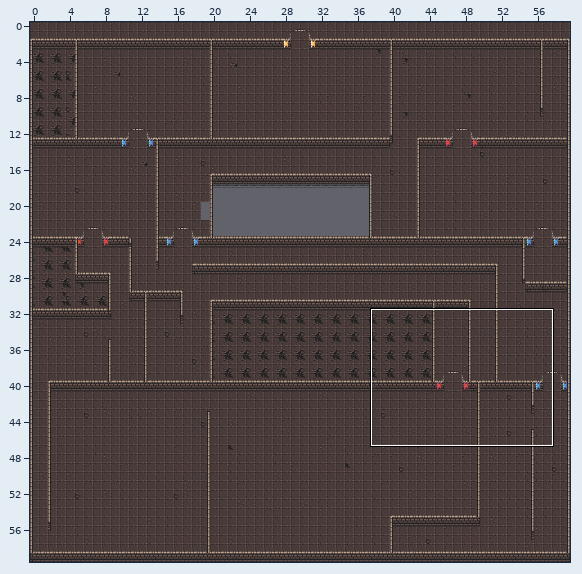
Two states of a Tiled map, src/main/resources/assets/levels/tmx/level3.tmx. The first picture is a wide view before the edit; the outline marks the close-up.
Close-up. As it was:
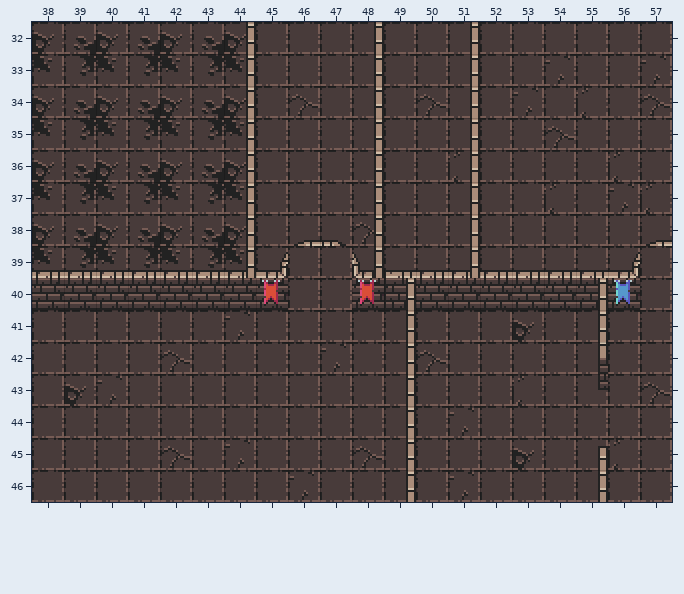
Cells are 16x16 px. Shown: x 38..57, y 32..46. The commit also changed other parts of the map, which this record leaves out.
And afterwards:
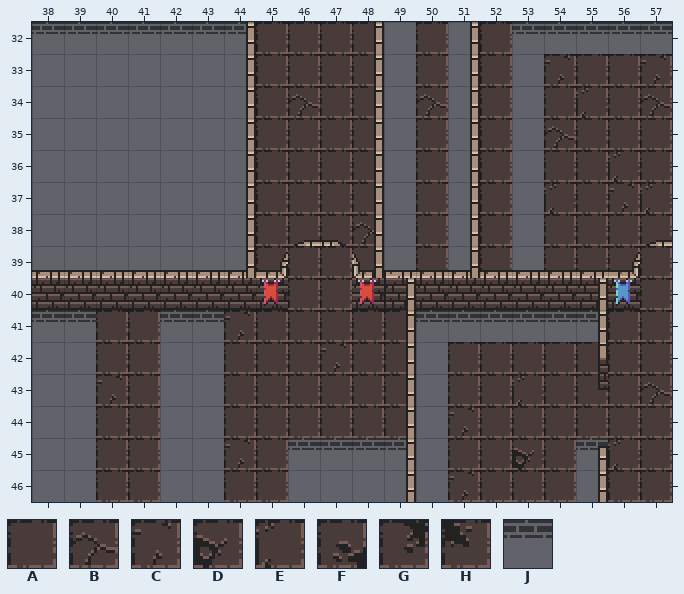
Key: from "tiles_spritesheet": A 129, B 130, C 131, D 161, E 162, F 163, G 193, H 194, J 262.
_ is an empty cell, . an unchanged one.
Changes in this commit:
--- layer "floor"
@@ x 38..57 @@
-32 DFDFDFD....A.A.AAAAA
-33 HGHGHGH....A.A.A....
-34 DFDFDFD....A.A.C....
-35 HGHGHGH....A.A.A....
-36 DFDFDFD....A.E.A....
-37 HGHGHGH....A.A.A....
-38 DFDFDFD....A.A.A....
-39 HGHGHGH....A.A.A....
+32 JJJJJJJ...._._.JJJJJ
+33 _______...._._._....
+34 _______...._._._....
+35 _______...._._._....
+36 _______...._._._....
+37 _______...._._._....
+38 _______...._._._....
+39 _______...._._._....
@@ x 38..55 @@
-41 AA..AA......AAADAA
-42 AA..BA......B.....
-43 AD..AA......A.....
-44 AA..AA......A.....
-45 AA..BA..AABAA....A
-46 AA..AA..CAAAA....A
+41 JJ..JJ......JJJJJJ
+42 __..__......_.....
+43 __..__......_.....
+44 __..__......_.....
+45 __..__..JJJJ_....J
+46 __..__.._____...._
Where, in picture pixels (left, top, right, bottom), the same in both close-ups:
changed: (32, 22, 246, 270)
removed: (384, 22, 416, 270)
removed: (448, 22, 470, 270)
changed: (512, 22, 672, 270)
changed: (32, 310, 96, 502)
changed: (160, 310, 224, 502)
changed: (288, 310, 608, 502)
